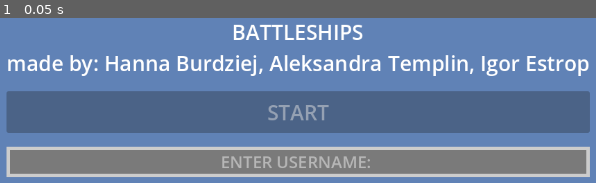
Above: before the commit, frame 1.
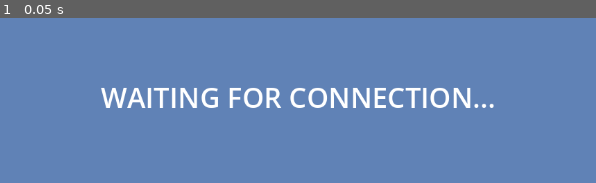
Above: after the commit, the same moment.

Repository: IGOEST/Battleships
Game: Godot game, scene res://game_manager.tscn
The game is run twice, just before and just after one commit, with the same random seed, the same clock (stepped at 60 frames per second) and the same inputs.
Inputs:
- Up to frame 1 (0.05 s): no input

The runs differ from the first frame. In frame 1, 48% of the frame differs, in the area x 1-99%, y 4-97%.

Commit message:
Fixed waiting screens and waiting logic, added battle screen

Diff:
--- a/client/client.gd
+++ b/client/client.gd
@@ -27,8 +27,9 @@
 var my_player_id := -1
 
 
-
 func _ready():
+	get_parent().get_node("StartScreen").hide()
+	get_parent().get_node("WaitingScreenServer").show()
 	connect_to_server()
 
 func connect_to_server():
@@ -42,6 +43,7 @@
 	running_mutex.unlock()
 
 	network_thread.start(Callable(self, "_network_thread"))
+
 
 # main thread acting as intended UI/input thread
 func _process(delta):
@@ -57,7 +59,7 @@
 	if not connected and client.get_status() == StreamPeerTCP.STATUS_CONNECTED:
 		connected = true
 		print("CLIENT: Connected to server!")
-		get_tree().create_timer(1.0).timeout.connect(func(): send_fire(3, 5))
+		get_parent().connection_established()
 		return
 
 	if not connected:
@@ -83,7 +85,6 @@
 		if status == StreamPeerTCP.STATUS_CONNECTING:
 			OS.delay_msec(10)
 			continue
-
 
 		# Flush out queue
 		out_mutex.lock()
@@ -143,6 +144,7 @@
 
 		Msg.MsgType.GAME_START:
 			print("CLIENT: Game started. First turn: player %d" % packet["first_turn"])
+			get_parent().call_deferred("start_battle_phase", packet)
 
 		Msg.MsgType.FIRE_RESULT:
 			print("CLIENT: Fire result at [%d,%d] -> %s" % [packet["x"], packet["y"], packet["outcome"]])
--- a/client/game_manager.gd
+++ b/client/game_manager.gd
@@ -6,7 +6,8 @@
 @onready var username_input = $StartScreen/StartNodes/username_input
 @onready var start_button = $StartScreen/StartNodes/start_button
 
-@onready var waiting_screen = $WaitingScreen
+@onready var waiting_screen_player = $WaitingScreenPlayer
+@onready var waiting_screen_server = $WaitingScreenServer
 
 @onready var setup_phase = $SetupPhase
 @onready var grid_container = $SetupPhase/MainLayout/BoardContainer/Board/MainLayout/BoardRow/GridContainer
@@ -14,24 +15,34 @@
 @onready var rotate_button = $SetupPhase/MainLayout/SidebarPanel/SidebarStack/rotate_button
 @onready var ready_button = $SetupPhase/MainLayout/SidebarPanel/SidebarStack/ready_button
 
+@onready var battle_screen = $BattleScreen
+@onready var player_name_label = $BattleScreen/MarginContainer/Layout/TopBar/PlayerName
+@onready var opponent_name_label = $BattleScreen/MarginContainer/Layout/TopBar/OpponentName
+@onready var battle_grid_player = $BattleScreen/MarginContainer/Layout/MainArea/Left/PlayerBoard/Board/MainLayout/BoardRow/GridContainer
+
 # data connected with placing ships
 var grid_data = {} # dictonary with key-(x, y) and value-ship_id or nulll
 var ships_to_place = [4, 3, 3, 2, 2, 2, 1, 1, 1, 1] # ship sizes
 var current_ship_index = 0
 var is_horizontal: bool = true
+var my_player_name: String = ""		# for storing player's name
 
 func _ready():
-	# when the game starts, only the start screen is visible
-	start_screen.show()
-	waiting_screen.hide()
+	# at the beginning we are checking if server is connected, so showing waiting screen
+	waiting_screen_server.show()
+	start_screen.hide()
+	waiting_screen_player.hide()
 	setup_phase.hide()
-
-	# start button begins as disabled, waits for username input
-	start_button.disabled = true
+	battle_screen.hide()
 
 	_initialize_grid_coordinates()
 	update_placement_label()
 	update_ship_preview()
+
+func connection_established():
+	waiting_screen_server.hide()
+	start_screen.show()
+	start_button.disabled = true
 
 func _initialize_grid_coordinates():
 	var buttons = grid_container.get_children()
@@ -50,10 +61,8 @@
 
 # start button pressed = showing waiting screen
 func _on_start_button_pressed():
+	my_player_name = username_input.text
 	start_screen.hide()
-	waiting_screen.show()
-	await get_tree().create_timer(2.0).timeout # placeholder
-	waiting_screen.hide()
 	setup_phase.show()
 
 
@@ -83,7 +92,7 @@
 		else:
 			preview_rects[i].hide()
 
-# PLACEMENT LOGIC
+# PLACEMENT UI LOGIC
 func _on_square_pressed(btn):
 	if current_ship_index >= ships_to_place.size():
 		return # = all ships places
@@ -129,5 +138,25 @@
 	network.out_mutex.unlock()
 
 	setup_phase.hide()
-	waiting_screen.show()
+	waiting_screen_player.show()
 	print("CLIENT: Told the server that we are ready, waiting for opponent")
+
+# BATTLE UI LOGIC
+func start_battle_phase(packet: Dictionary):
+	waiting_screen_player.hide()
+	battle_screen.show()
+
+	player_name_label.text = "Player: " + my_player_name
+	opponent_name_label.text = "Opponent: Ready" # placeholder
+
+	# copying ships to the battle screen
+	_sync_ships_to_battle_grid()
+
+func _sync_ships_to_battle_grid():
+	var battle_buttons = battle_grid_player.get_children()
+
+	for coord in grid_data:
+		var index = int(coord.y * 10 + coord.x)
+		var ship_id = grid_data[coord]
+
+		battle_buttons[index].mark_as_ship(ship_id)
--- a/client/game_manager.tscn
+++ b/client/game_manager.tscn
@@ -31,6 +31,13 @@
 [sub_resource type="StyleBoxFlat" id="StyleBoxFlat_shwjl"]
 bg_color = Color(0.3764706, 0.50980395, 0.7137255, 1)
 
+[sub_resource type="StyleBoxFlat" id="StyleBoxFlat_eakoi"]
+bg_color = Color(0.5372549, 0.43137255, 0.9411765, 1)
+border_width_left = 3
+border_width_top = 3
+border_width_right = 3
+border_width_bottom = 3
+
 [node name="GameManager" type="Control" unique_id=1956849507]
 layout_mode = 3
 anchors_preset = 15
@@ -48,6 +55,50 @@
 grow_horizontal = 2
 grow_vertical = 2
 color = Color(0.3764706, 0.50980395, 0.7137255, 1)
+
+[node name="WaitingScreenPlayer" type="Control" parent="." unique_id=85120290]
+visible = false
+layout_mode = 1
+anchors_preset = 15
+anchor_right = 1.0
+anchor_bottom = 1.0
+grow_horizontal = 2
+grow_vertical = 2
+
+[node name="CenterContainer" type="CenterContainer" parent="WaitingScreenPlayer" unique_id=1593250235]
+layout_mode = 1
+anchors_preset = 15
+anchor_right = 1.0
+anchor_bottom = 1.0
+grow_horizontal = 2
+grow_vertical = 2
+
+[node name="Label" type="Label" parent="WaitingScreenPlayer/CenterContainer" unique_id=989646415]
+layout_mode = 2
+theme_override_font_sizes/font_size = 40
+text = "WAITING FOR ANOTHER PLAYER..."
+
+[node name="WaitingScreenServer" type="Control" parent="." unique_id=408238926]
+visible = false
+layout_mode = 1
+anchors_preset = 15
+anchor_right = 1.0
+anchor_bottom = 1.0
+grow_horizontal = 2
+grow_vertical = 2
+
+[node name="CenterContainer" type="CenterContainer" parent="WaitingScreenServer" unique_id=1809998403]
+layout_mode = 1
+anchors_preset = 15
+anchor_right = 1.0
+anchor_bottom = 1.0
+grow_horizontal = 2
+grow_vertical = 2
+
+[node name="Label" type="Label" parent="WaitingScreenServer/CenterContainer" unique_id=1531049205]
+layout_mode = 2
+theme_override_font_sizes/font_size = 40
+text = "WAITING FOR CONNECTION..."
 
 [node name="StartScreen" type="CenterContainer" parent="." unique_id=802150697]
 visible = false
@@ -90,6 +141,7 @@
 alignment = 1
 
 [node name="SetupPhase" type="Control" parent="." unique_id=229700927]
+visible = false
 layout_mode = 1
 anchors_preset = 15
 anchor_right = 1.0
@@ -295,30 +347,97 @@
 layout_mode = 2
 color = Color(0.5372549, 0.43137255, 0.9411765, 1)
 
-[node name="WaitingScreen" type="Control" parent="." unique_id=85120290]
-visible = false
-layout_mode = 1
-anchors_preset = 15
-anchor_right = 1.0
-anchor_bottom = 1.0
-grow_horizontal = 2
-grow_vertical = 2
-
-[node name="CenterContainer" type="CenterContainer" parent="WaitingScreen" unique_id=1593250235]
-layout_mode = 1
-anchors_preset = 15
-anchor_right = 1.0
-anchor_bottom = 1.0
-grow_horizontal = 2
-grow_vertical = 2
-
-[node name="Label" type="Label" parent="WaitingScreen/CenterContainer" unique_id=989646415]
-layout_mode = 2
-theme_override_font_sizes/font_size = 40
-text = "WAITING FOR ANOTHER PLAYER..."
-
 [node name="NetworkClient" type="Node" parent="." unique_id=1523837039]
 script = ExtResource("3_o2178")
+
+[node name="BattleScreen" type="Control" parent="." unique_id=1790726221]
+layout_mode = 1
+anchors_preset = 15
+anchor_right = 1.0
+anchor_bottom = 1.0
+grow_horizontal = 2
+grow_vertical = 2
+
+[node name="MarginContainer" type="MarginContainer" parent="BattleScreen" unique_id=614264961]
+layout_mode = 1
+anchors_preset = 15
+anchor_right = 1.0
+anchor_bottom = 1.0
+grow_horizontal = 2
+grow_vertical = 2
+theme_override_constants/margin_left = 20
+theme_override_constants/margin_top = 20
+theme_override_constants/margin_right = 20
+theme_override_constants/margin_bottom = 20
+
+[node name="Layout" type="VBoxContainer" parent="BattleScreen/MarginContainer" unique_id=934378220]
+layout_mode = 2
+theme_override_constants/separation = 20
+
+[node name="TopBar" type="HBoxContainer" parent="BattleScreen/MarginContainer/Layout" unique_id=710110568]
+custom_minimum_size = Vector2(0, 60)
+layout_mode = 2
+theme_override_constants/separation = 30
+
+[node name="PlayerName" type="Label" parent="BattleScreen/MarginContainer/Layout/TopBar" unique_id=2008996040]
+layout_mode = 2
+text = "Player: [name]"
+
+[node name="TurnIndicator" type="Label" parent="BattleScreen/MarginContainer/Layout/TopBar" unique_id=1840941510]
+layout_mode = 2
+size_flags_horizontal = 3
+theme_override_styles/normal = SubResource("StyleBoxFlat_eakoi")
+text = "YOUR TURN"
+horizontal_alignment = 1
+
+[node name="OpponentName" type="Label" parent="BattleScreen/MarginContainer/Layout/TopBar" unique_id=1939879432]
+layout_mode = 2
+text = "Opponent: [name]"
+horizontal_alignment = 2
+
+[node name="MainArea" type="HBoxContainer" parent="BattleScreen/MarginContainer/Layout" unique_id=184206654]
+layout_mode = 2
+size_flags_vertical = 3
+theme_override_constants/separation = 30
+
+[node name="Left" type="VBoxContainer" parent="BattleScreen/MarginContainer/Layout/MainArea" unique_id=499454589]
+layout_mode = 2
+size_flags_horizontal = 3
+
+[node name="YourShipsLabel" type="Label" parent="BattleScreen/MarginContainer/Layout/MainArea/Left" unique_id=2071177218]
+layout_mode = 2
+text = "YOUR SHIPS"
+horizontal_alignment = 1
+
+[node name="PlayerBoard" type="GridContainer" parent="BattleScreen/MarginContainer/Layout/MainArea/Left" unique_id=1177046176]
+layout_mode = 2
+size_flags_horizontal = 4
+size_flags_vertical = 6
+
+[node name="Board" parent="BattleScreen/MarginContainer/Layout/MainArea/Left/PlayerBoard" unique_id=221623262 instance=ExtResource("2_smx3j")]
+layout_mode = 2
+
+[node name="Right" type="VBoxContainer" parent="BattleScreen/MarginContainer/Layout/MainArea" unique_id=65141012]
+layout_mode = 2
+size_flags_horizontal = 3
+
+[node name="OpponentsShipsLabel" type="Label" parent="BattleScreen/MarginContainer/Layout/MainArea/Right" unique_id=1338680659]
+layout_mode = 2
+text = "OPPONENT'S SHIPS"
+horizontal_alignment = 1
+
+[node name="OpponentsBoard" type="GridContainer" parent="BattleScreen/MarginContainer/Layout/MainArea/Right" unique_id=1497531719]
+layout_mode = 2
+size_flags_horizontal = 4
+size_flags_vertical = 6
+
+[node name="Board" parent="BattleScreen/MarginContainer/Layout/MainArea/Right/OpponentsBoard" unique_id=1352668857 instance=ExtResource("2_smx3j")]
+layout_mode = 2
+
+[node name="BottomText" type="Label" parent="BattleScreen/MarginContainer/Layout" unique_id=2027886219]
+custom_minimum_size = Vector2(0, 40)
+layout_mode = 2
+horizontal_alignment = 1
 
 [connection signal="pressed" from="StartScreen/StartNodes/start_button" to="." method="_on_start_button_pressed"]
 [connection signal="text_changed" from="StartScreen/StartNodes/username_input" to="." method="_on_username_input_text_changed"]
@@ -326,3 +445,5 @@
 [connection signal="pressed" from="SetupPhase/MainLayout/SidebarPanel/SidebarStack/ready_button" to="." method="_on_ready_button_pressed"]
 
 [editable path="SetupPhase/MainLayout/BoardContainer/Board"]
+[editable path="BattleScreen/MarginContainer/Layout/MainArea/Left/PlayerBoard/Board"]
+[editable path="BattleScreen/MarginContainer/Layout/MainArea/Right/OpponentsBoard/Board"]
--- /dev/null
+++ b/client/icon.svg
@@ -0,0 +1 @@
+<svg xmlns="http://www.w3.org/2000/svg" width="128" height="128"><rect width="124" height="124" x="2" y="2" fill="#363d52" stroke="#212532" stroke-width="4" rx="14"/><g fill="#fff" transform="translate(12.322 12.322)scale(.101)"><path d="M105 673v33q407 354 814 0v-33z"/><path fill="#478cbf" d="m105 673 152 14q12 1 15 14l4 67 132 10 8-61q2-11 15-15h162q13 4 15 15l8 61 132-10 4-67q3-13 15-14l152-14V427q30-39 56-81-35-59-83-108-43 20-82 47-40-37-88-64 7-51 8-102-59-28-123-42-26 43-46 89-49-7-98 0-20-46-46-89-64 14-123 42 1 51 8 102-48 27-88 64-39-27-82-47-48 49-83 108 26 42 56 81zm0 33v39c0 276 813 276 814 0v-39l-134 12-5 69q-2 10-14 13l-162 11q-12 0-16-11l-10-65H446l-10 65q-4 11-16 11l-162-11q-12-3-14-13l-5-69z"/><path d="M483 600c0 34 58 34 58 0v-86c0-34-58-34-58 0z"/><circle cx="725" cy="526" r="90"/><circle cx="299" cy="526" r="90"/></g><g fill="#414042" transform="translate(12.322 12.322)scale(.101)"><circle cx="307" cy="532" r="60"/><circle cx="717" cy="532" r="60"/></g></svg>
Not shown, added: client/icon.svg.import
Not shown, added: client/game_manager.tscn1448563313.tmp
Not shown, added: client/game_manager.tscn1483350297.tmp
